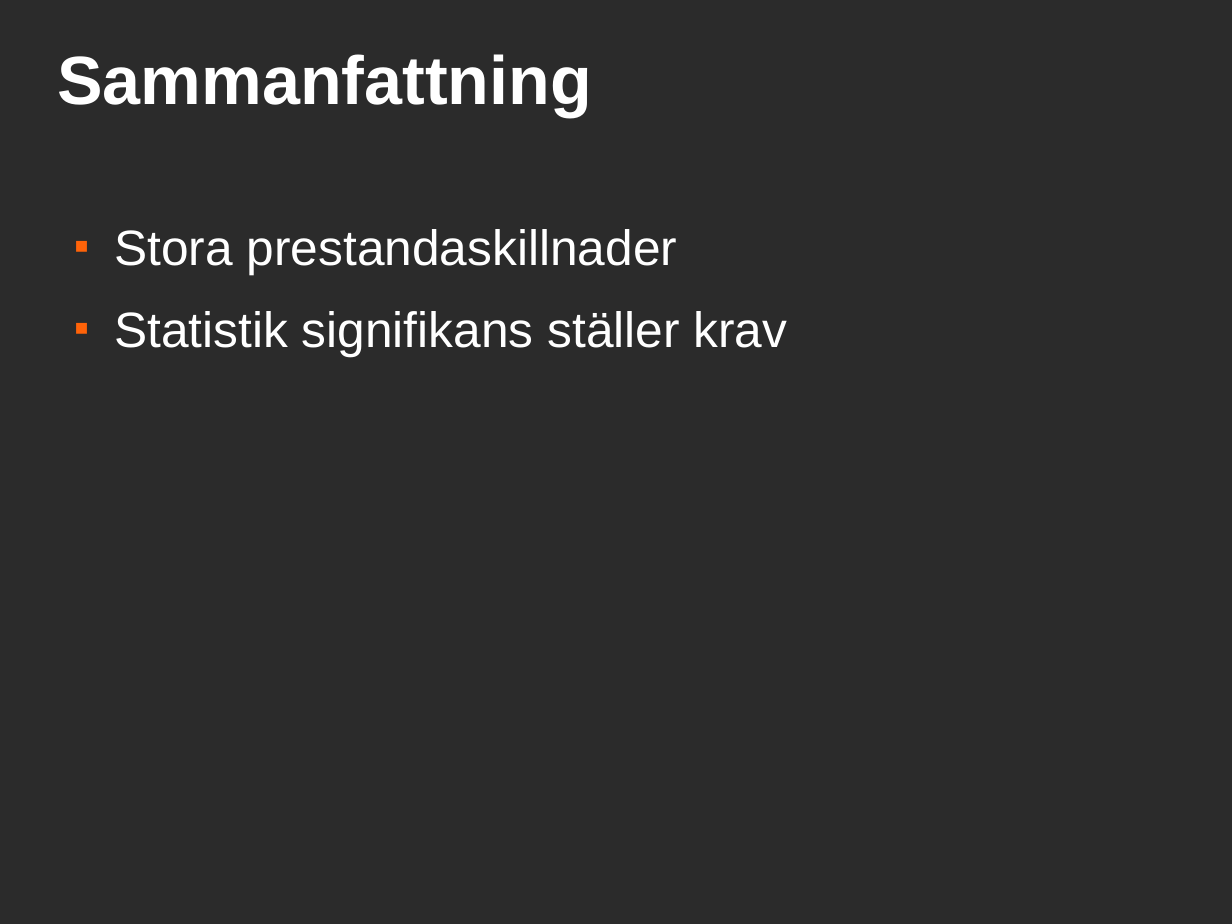
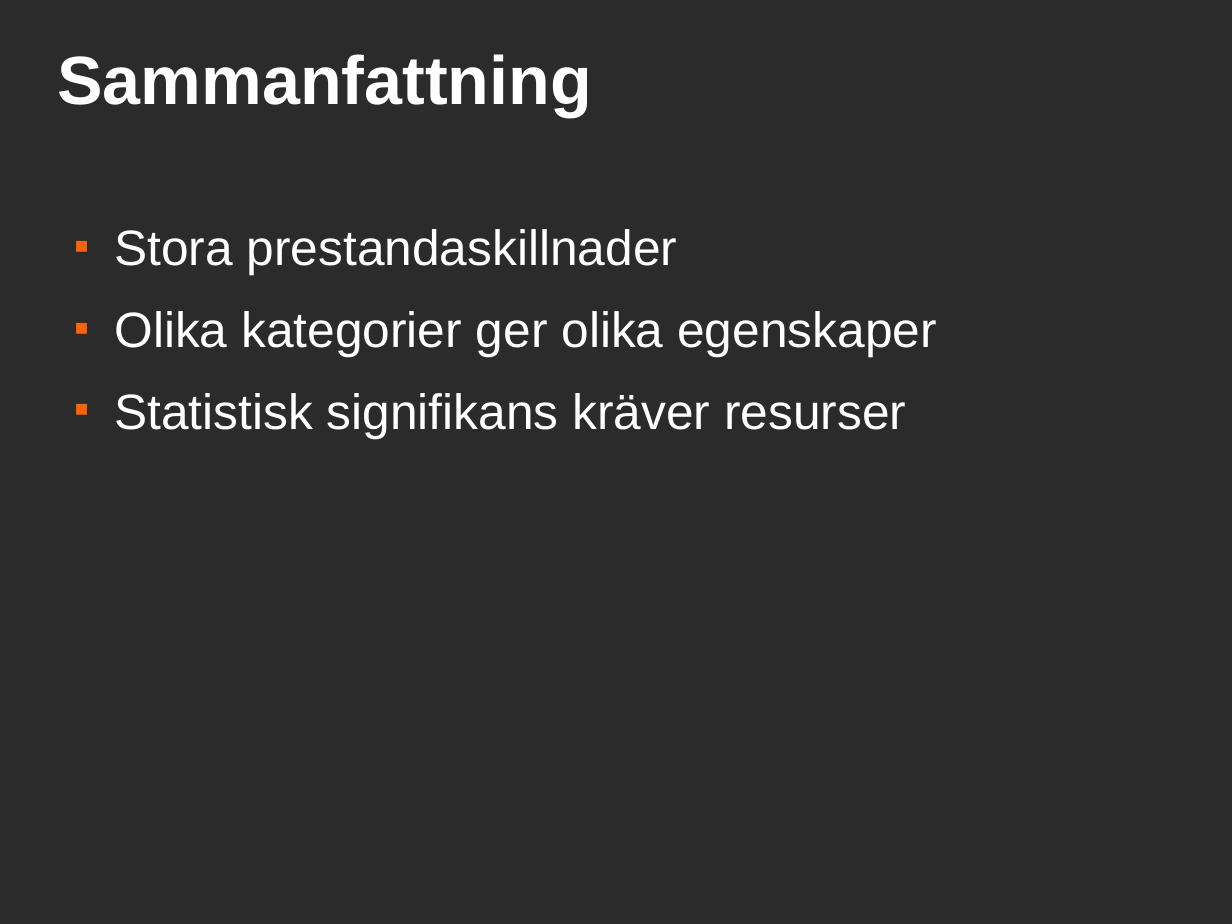
Before and after one commit to davnils/kex-sudoku, a slide deck: slide 12 of report/presentation.odp (slide 11 before the commit). Drawn at 1232x924 pixels with LibreOffice and Linux fonts; fonts in the diff are those of the drawing; background and template pictures are left out; a plain dark background stands for a picture behind light text. Boxes give left, top, right and bottom in pixels: in the first picture for what was removed or moved away, otherwise in the second. Text is boxed around its words. In the diff, an @@ line names an element or a change of style, - is before the commit and + after.

```diff
--- a/report/presentation.odp
+++ b/report/presentation.odp
@@ text at box(114, 311, 937, 438): text changed @@
-■ Statistik signifikans ställer krav
+■ Olika kategorier ger olika egenskaper
+■ Statistisk signifikans kräver resurser
```
Also in this commit, not shown: 1 other slide changed, 1 slide added.
